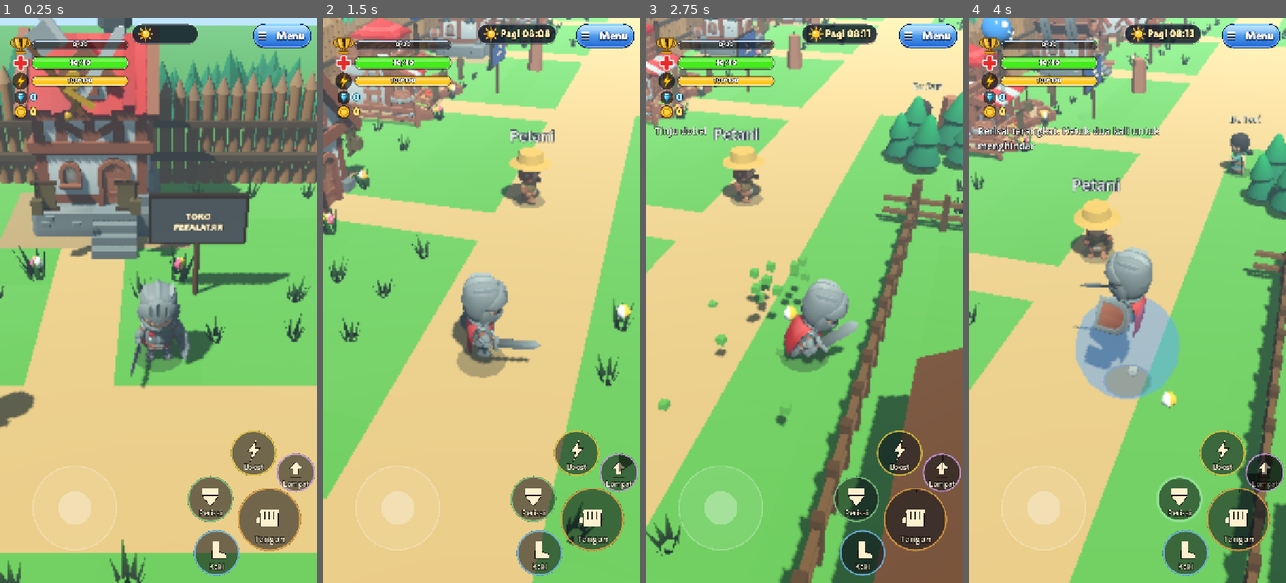
Above: before the commit, frames 1-4 (left to right).
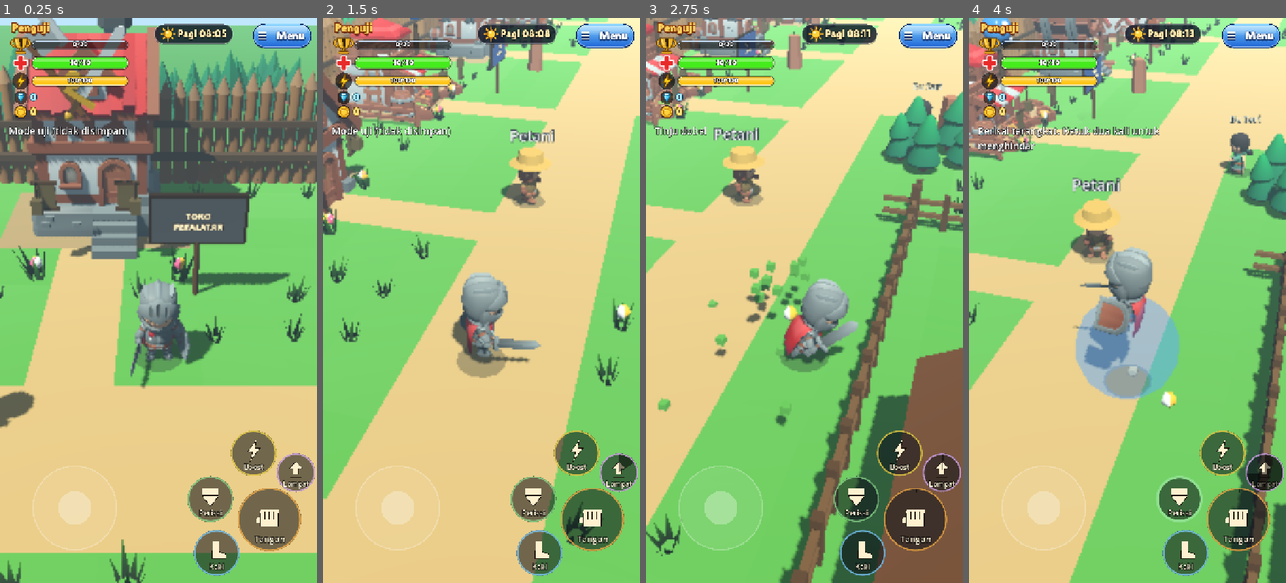
Above: after the commit, the same moments.

Repository: MiftahulKhoiri/Game_server
Game: Godot game, scene res://scenes/world3d.tscn
Same seed, same stepped clock (60 frames per second), same inputs: the game is played once before the commit and once after it. This scene is started directly instead of the project's main scene.
Inputs (mouse positions are in pixels of both pictures, inside the frame that each line leads up to):
- Up to frame 1 (0.25 s): no input
- Up to frame 2 (1.5 s): tap Enter at 0.5 s; move the mouse to (551, 272) at 0.52 s; hold Right (ui_right) 0.53-1.25 s; hold Q 0.53-1.25 s; click (551, 272) at 0.67 s; tap Space at 0.77, 1.07 s; drag from (418, 328) to (465, 413) at 1.27 s
- Up to frame 3 (2.75 s): move the mouse to (836, 176) at 2.02 s; hold Right (ui_right) from 2.03 s (still down); tap J at 2.1 s
- Up to frame 4 (4 s): release Right (ui_right) at 2.75 s; drag from (1111, 413) to (1032, 215) at 2.77 s; move the mouse to (1222, 385) at 3.52 s; hold Left (ui_left) from 3.53 s (still down); tap L at 3.6 s; tap Space at 3.77 s

The runs differ from the first frame. In frame 1, 1.4% of the frame differs, in the area x 2-74%, y 0-22%; in frame 2, 0.6%; in frame 3, 0.2%; in frame 4, 0.2%.
Error before the commit: Parse Error: Cannot infer the type of "fighting" variable because the value doesn't have a set type. (res://scripts/companions.gd:116)

Commit message:
fix: beri tipe eksplisit pada variabel fighting di companions.gd
`var fighting := world._fight != null and world._fight.active` gagal
dikompilasi karena `world` tidak bertipe, sehingga world3d.gd gagal dimuat
dan uji klien CI gagal. Pakai `var fighting: bool`.

Co-Authored-By: Claude Sonnet 5.5 <noreply@anthropic.com>
Claude-Session: https://claude.ai/code/session_019PXyXXQyjveYY2HoFQCz1N

Diff:
--- a/client/scripts/companions.gd
+++ b/client/scripts/companions.gd
@@ -113,7 +113,7 @@
 		if int(hp_map.get(id, 30)) <= 0:
 			_heal_target = id
 			break
-	var fighting := world._fight != null and world._fight.active
+	var fighting: bool = world._fight != null and world._fight.active
 	_heal_button.visible = _heal_target != "" and not fighting
 	_heal_button.disabled = _heal_busy or Session.item_count("ramuan") <= 0
 	if _heal_target != "":
